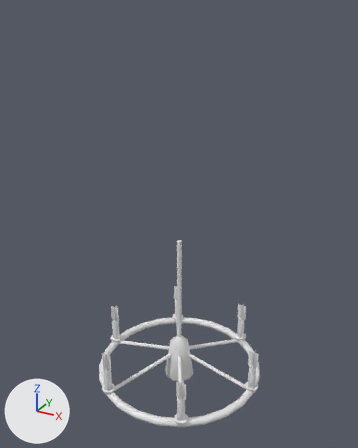
Before and after pictures for a commit that changed the glTF model src/assets/models/furniture/chandelier.glb.
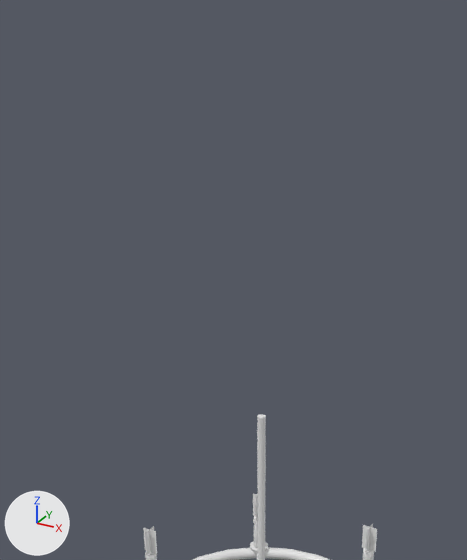
Each version appears first whole from a camera (50 mm lens) standing at (1.057, -1.925, 1.955) and looking at (-0.004, 0.005, 0.99), and next in a close-up on the part from 8% to 83% of the width and 0% to 72% of the height. The lights are fixed; the arrows at lower left show +X, +Y and +Z. The first two pictures are the older version. Materials are left out; every surface is plain grey. Vertices at exactly the same position are counted once.
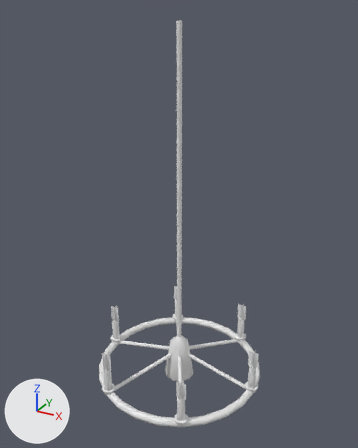
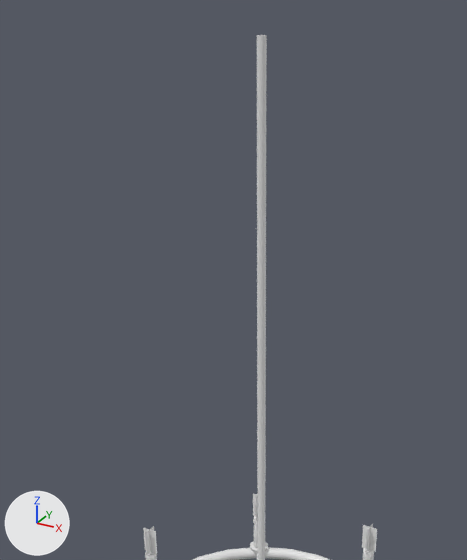
The newer file adds a shape key; the second version is drawn at full value of the shape key 'height' of 'Mesh_0', and the change is written as the vertex moves it makes.

Pixel boxes (x1, y1, x2, y2) of what changed, in the close-ups (467 x 560 px; the box of a moved part takes in the faces that stretch with it):
'Mesh_0', reshaped, moved
    before: (192, 414, 330, 560)
    after: (192, 35, 330, 560)
part 1 of me_mesh_0, moved or reshaped
    before: (257, 414, 266, 421)
    after: (257, 35, 267, 421)

Patch to the scene script:
```diff
--- a/src/assets/models/furniture/chandelier.glb.py
+++ b/src/assets/models/furniture/chandelier.glb.py
@@ me_mesh_0 @@
 # used by ob_mesh_0; parent = ob_anim_swing_0; location = (0.0, 0.0, 0.0)
-me_mesh_0.from_pydata(...)  # 401 vertices, 724 faces; spans x -0.44..0.44, y -0.44..0.44, z -0.85..0.0
+me_mesh_0.from_pydata(...)  # 401 vertices, 724 faces; spans x -0.44..0.44, y -0.44..0.44, z 0.05..1.9
+# me_mesh_0 part 1: the loose piece of 24 vertices spanning x -0.011..0.011, y -0.012..0.012, z -0.65..0.0 is scaled about its middle by (1, 1, 2.54), then moved by (0.0, 0.0, 1.4)
+# other edits to the shape of me_mesh_0 do not show in these pictures
@@ ob_mesh_0 @@
 ob_mesh_0 = bpy.data.objects.new('Mesh_0', me_mesh_0)
-ob_mesh_0.parent = ob_anim_swing_0
+ob_mesh_0.parent = ob_sample_0
 ob_mesh_0.location = (0.0, 0.0, 0.0)
@@ ob_sample_0 @@
+ob_sample_0 = bpy.data.objects.new('sample_0', None)
+ob_sample_0.parent = ob_chandelier
+ob_sample_0.location = (0.0, 0.0, 0.0)
```
